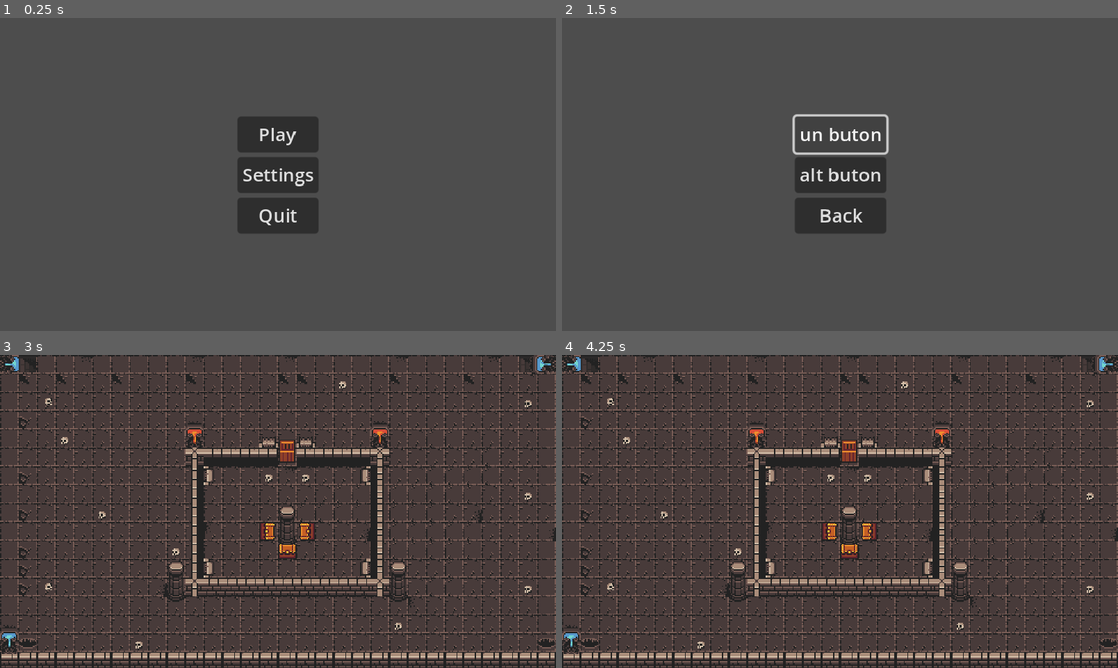
Above: before the commit, frames 1-4 (two rows, left to right).
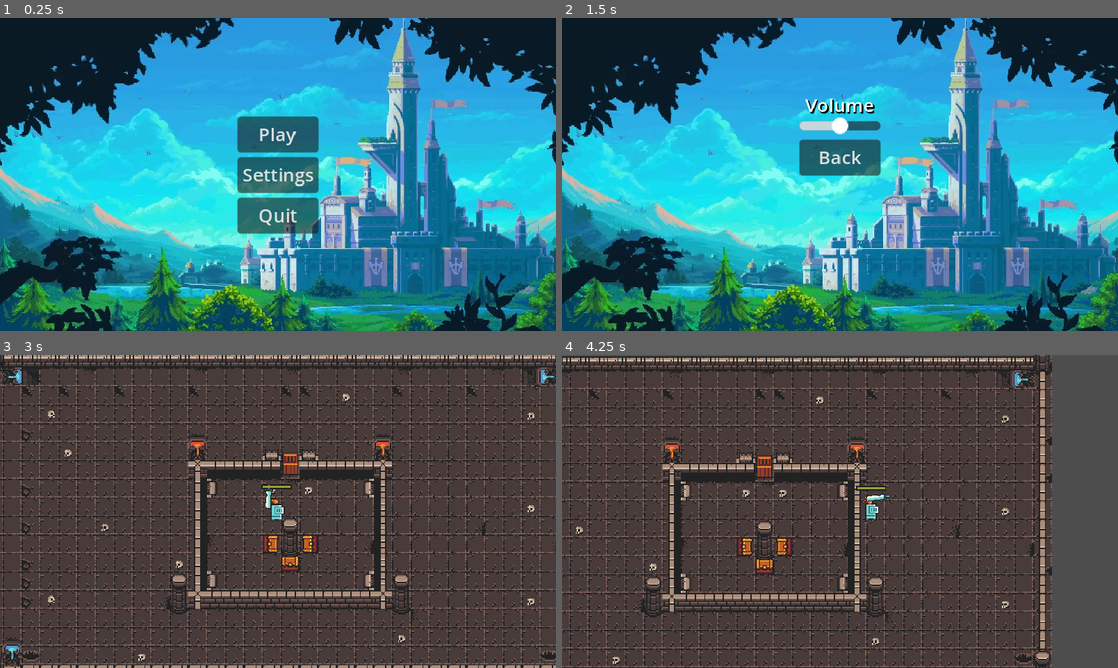
Above: after the commit, the same moments.

Repository: baieteala/simulare
Game: Godot game, scene res://scenes/Menu/Menu.tscn
Two runs of this game, one before a commit and one after it. Both use one fixed random seed, a clock stepped at 60 frames per second and the inputs below.
Inputs (mouse positions are in pixels of both pictures, inside the frame that each line leads up to):
- Up to frame 1 (0.25 s): no input
- Up to frame 2 (1.5 s): click "Settings" at 0.5 s; click (840, 133) at 1.25 s, where only the run before the commit has a clickable "un buton"
- Up to frame 3 (3 s): click "Back" at 2 s; click "Play" at 2.75 s
- Up to frame 4 (4.25 s): move the mouse to (962, 495) at 3.52 s; hold D (right) from 3.53 s (still down)

The runs differ from the first frame. In frame 1, 100% of the frame differs, in the area x 0-100%, y 0-100%; in frame 2, 100%; in frame 3, 49%; in frame 4, 49%.

Commit message:
menu done

Diff:
--- /dev/null
+++ b/proiect-simulare/BackgroundMusic.tscn
@@ -0,0 +1,7 @@
+[gd_scene load_steps=2 format=3 uid="uid://b3kxkg0h6uf8r"]
+
+[ext_resource type="AudioStream" uid="uid://cod70tukglrrw" path="res://art/background_music.mp3" id="1_4ku0s"]
+
+[node name="AudioStreamPlayer2D" type="AudioStreamPlayer2D"]
+stream = ExtResource("1_4ku0s")
+autoplay = true
--- /dev/null
+++ b/proiect-simulare/Game.gd
@@ -0,0 +1,22 @@
+extends Node2D
+
+@onready var pause_menu = $PauseMenu
+var state = false
+
+# Called every frame. 'delta' is the elapsed time since the previous frame.
+func _process(delta):
+	if Input.is_action_just_pressed("pause"):
+		print("se ajunge aici la pauza")
+		pause()
+
+func pause():
+	if state:
+		#Input.set_mouse_mode(Input.MOUSE_MODE_CAPTURED)
+		pause_menu.hide()
+		get_tree().paused = false
+	else:
+		#Input.set_mouse_mode(Input.MOUSE_MODE_VISIBLE)
+		get_tree().paused = true
+		pause_menu.show()
+
+	state = !state
--- a/proiect-simulare/Game.tscn
+++ b/proiect-simulare/Game.tscn
@@ -1,10 +1,13 @@
-[gd_scene load_steps=3 format=3 uid="uid://d2a41nqkxmcw7"]
+[gd_scene load_steps=5 format=3 uid="uid://d2a41nqkxmcw7"]
 
 [ext_resource type="PackedScene" uid="uid://dw87yomj4hlsk" path="res://scenes/Rooms/EntryRoom.tscn" id="1_04kkj"]
+[ext_resource type="Script" path="res://Game.gd" id="1_r58b4"]
 [ext_resource type="PackedScene" uid="uid://cf3apfmjgsdjf" path="res://scenes/Characters/Player/player.tscn" id="2_qb02i"]
+[ext_resource type="PackedScene" uid="uid://cn6aqeu2v6qlb" path="res://scenes/Menu/PauseMenu.tscn" id="4_33v5x"]
 
 [node name="Game" type="Node2D"]
 position = Vector2(143, 19)
+script = ExtResource("1_r58b4")
 
 [node name="EntryRoom" parent="." instance=ExtResource("1_04kkj")]
 position = Vector2(-140, -18)
@@ -14,3 +17,14 @@
 
 [node name="Player" parent="." instance=ExtResource("2_qb02i")]
 position = Vector2(99, 104)
+
+[node name="PauseMenu" parent="." instance=ExtResource("4_33v5x")]
+process_mode = 2
+visible = false
+anchors_preset = -1
+anchor_right = 0.0
+anchor_bottom = 0.0
+offset_left = 107.0
+offset_top = 121.0
+offset_right = 107.0
+offset_bottom = 121.0
--- a/proiect-simulare/project.godot
+++ b/proiect-simulare/project.godot
@@ -14,6 +14,10 @@
 run/main_scene="res://scenes/Menu/Menu.tscn"
 config/features=PackedStringArray("4.2")
 config/icon="res://icon.png"
+
+[autoload]
+
+BackgroundMusic="*res://BackgroundMusic.tscn"
 
 [display]
 
@@ -63,6 +67,11 @@
 "events": [Object(InputEventMouseButton,"resource_local_to_scene":false,"resource_name":"","device":-1,"window_id":0,"a …(253 unchanged characters)…
 ]
 }
+pause={
+"deadzone": 0.5,
+"events": [Object(InputEventKey,"resource_local_to_scene":false,"resource_name":"","device":-1,"window_id":0,"alt_pressed":false,"shift_pressed":false,"ctrl_pressed":false,"meta_pressed":false,"pressed":false,"keycode":0,"physical_keycode":4194305,"key_label":0,"unicode":0,"echo":false,"script":null)
+]
+}
 
 [layer_names]
 
--- a/proiect-simulare/scenes/Characters/Hitbox.gd
+++ b/proiect-simulare/scenes/Characters/Hitbox.gd
@@ -16,6 +16,4 @@
 
 func _on_body_entered(body: Node) -> void:
 	if body is PhysicsBody2D:
-		# todo sa schimb aici!!!
-		pass
-		#bodyd.take_damage(damage, knockback_dir, knockback_force)
+		body.take_damage(damage, knockback_dir, knockback_force)
--- a/proiect-simulare/scenes/Characters/Player/player.gd
+++ b/proiect-simulare/scenes/Characters/Player/player.gd
@@ -7,6 +7,7 @@
 var speed = 150
 
 func _ready():
+	print("se ajunge aici")
 	if health_bar != null:
 		health_bar.init_health(hp)
 
--- a/proiect-simulare/scenes/Characters/Player/player.tscn
+++ b/proiect-simulare/scenes/Characters/Player/player.tscn
@@ -112,7 +112,7 @@
 "times": PackedFloat32Array(0),
 "transitions": PackedFloat32Array(1),
 "update": 1,
-"values": [false]
+"values": [true]
 }
 
 [sub_resource type="Animation" id="Animation_svcol"]
@@ -402,7 +402,6 @@
 offset_bottom = -15.0
 
 [node name="AnimatedSprite2D" parent="." index="1"]
-visible = false
 sprite_frames = SubResource("SpriteFrames_bp6me")
 animation = &"idle"
 frame = 1
--- a/proiect-simulare/scenes/Menu/Menu.gd
+++ b/proiect-simulare/scenes/Menu/Menu.gd
@@ -2,7 +2,7 @@
 
 
 func _on_play_pressed():
-	get_tree().change_scene_to_file("res://scenes/Rooms/EntryRoom.tscn")
+	get_tree().change_scene_to_file("res://Game.tscn")
 
 
 func _on_settings_pressed():
--- a/proiect-simulare/scenes/Menu/Menu.tscn
+++ b/proiect-simulare/scenes/Menu/Menu.tscn
@@ -1,6 +1,7 @@
-[gd_scene load_steps=2 format=3 uid="uid://cai7lhxwm828r"]
+[gd_scene load_steps=3 format=3 uid="uid://cai7lhxwm828r"]
 
 [ext_resource type="Script" path="res://scenes/Menu/Menu.gd" id="1_s1o4b"]
+[ext_resource type="Texture2D" uid="uid://bdcxwoj8q4kb5" path="res://art/menu_background.jpeg" id="2_vunxh"]
 
 [node name="Menu" type="Control"]
 layout_mode = 3
@@ -10,6 +11,11 @@
 grow_horizontal = 2
 grow_vertical = 2
 script = ExtResource("1_s1o4b")
+
+[node name="Sprite2D" type="Sprite2D" parent="."]
+position = Vector2(240, 135)
+scale = Vector2(0.375, 0.375)
+texture = ExtResource("2_vunxh")
 
 [node name="MarginContainer" type="MarginContainer" parent="."]
 layout_mode = 1
--- /dev/null
+++ b/proiect-simulare/scenes/Menu/PauseMenu.gd
@@ -0,0 +1,9 @@
+extends Control
+
+@onready var game = $"../"
+
+func _on_resume_pressed():
+	game.pause()
+
+func _on_quit_pressed():
+	get_tree().quit()
--- /dev/null
+++ b/proiect-simulare/scenes/Menu/PauseMenu.gdshader
@@ -0,0 +1,9 @@
+shader_type canvas_item;
+
+uniform sampler2D screen_texture: hint_screen_texture, filter_linear_mipmap;
+uniform float amount: hint_range(0.0, 5.0);
+
+void fragment() {
+	vec4 color = textureLod(screen_texture, SCREEN_UV, amount);
+	COLOR = color;
+}
--- /dev/null
+++ b/proiect-simulare/scenes/Menu/PauseMenu.tscn
@@ -0,0 +1,72 @@
+[gd_scene load_steps=5 format=3 uid="uid://cn6aqeu2v6qlb"]
+
+[ext_resource type="Script" path="res://scenes/Menu/PauseMenu.gd" id="1_h5rmr"]
+[ext_resource type="Shader" path="res://scenes/Menu/PauseMenu.gdshader" id="2_koep7"]
+[ext_resource type="Script" path="res://scenes/Menu/Volume.gd" id="3_sipgr"]
+
+[sub_resource type="ShaderMaterial" id="ShaderMaterial_to2tp"]
+shader = ExtResource("2_koep7")
+shader_parameter/amount = null
+
+[node name="PauseMenu" type="Control"]
+layout_mode = 3
+anchors_preset = 15
+anchor_right = 1.0
+anchor_bottom = 1.0
+grow_horizontal = 2
+grow_vertical = 2
+script = ExtResource("1_h5rmr")
+
+[node name="ColorRect" type="ColorRect" parent="."]
+material = SubResource("ShaderMaterial_to2tp")
+layout_mode = 1
+anchors_preset = 15
+anchor_right = 1.0
+anchor_bottom = 1.0
+grow_horizontal = 2
+grow_vertical = 2
+
+[node name="MarginContainer" type="MarginContainer" parent="."]
+layout_mode = 1
+anchors_preset = 8
+anchor_left = 0.5
+anchor_top = 0.5
+anchor_right = 0.5
+anchor_bottom = 0.5
+offset_left = -35.0
+offset_top = -50.5
+offset_right = 35.0
+offset_bottom = 50.5
+grow_horizontal = 2
+grow_vertical = 2
+
+[node name="VBoxContainer" type="VBoxContainer" parent="MarginContainer"]
+layout_mode = 2
+
+[node name="Volume" type="HSlider" parent="MarginContainer/VBoxContainer"]
+layout_mode = 2
+max_value = 1.0
+step = 0.001
+value = 1.0
+script = ExtResource("3_sipgr")
+bus_name = "Master"
+
+[node name="Label" type="Label" parent="MarginContainer/VBoxContainer/Volume"]
+layout_mode = 0
+offset_left = 5.0
+offset_top = -21.5
+offset_right = 64.0
+offset_bottom = 1.5
+theme_override_colors/font_shadow_color = Color(0, 0, 0, 1)
+text = "Volume"
+
+[node name="Resume" type="Button" parent="MarginContainer/VBoxContainer"]
+layout_mode = 2
+text = "Resume"
+
+[node name="Quit" type="Button" parent="MarginContainer/VBoxContainer"]
+layout_mode = 2
+text = "Quit"
+
+[connection signal="pressed" from="MarginContainer/VBoxContainer/Resume" to="." method="_on_resume_pressed"]
+[connection signal="pressed" from="MarginContainer/VBoxContainer/Quit" to="." method="_on_quit_pressed"]
--- a/proiect-simulare/scenes/Menu/SettingsMenu.tscn
+++ b/proiect-simulare/scenes/Menu/SettingsMenu.tscn
@@ -1,6 +1,8 @@
-[gd_scene load_steps=2 format=3 uid="uid://bipmmdmsgn0pu"]
+[gd_scene load_steps=4 format=3 uid="uid://bipmmdmsgn0pu"]
 
 [ext_resource type="Script" path="res://scenes/Menu/SettingsMenu.gd" id="1_24vys"]
+[ext_resource type="Texture2D" uid="uid://bdcxwoj8q4kb5" path="res://art/menu_background.jpeg" id="2_pto56"]
+[ext_resource type="Script" path="res://scenes/Menu/Volume.gd" id="3_jwjik"]
 
 [node name="SettingsMenu" type="Control"]
 layout_mode = 3
@@ -10,6 +12,11 @@
 grow_horizontal = 2
 grow_vertical = 2
 script = ExtResource("1_24vys")
+
+[node name="Sprite2D" type="Sprite2D" parent="."]
+position = Vector2(240, 135)
+scale = Vector2(0.375, 0.375)
+texture = ExtResource("2_pto56")
 
 [node name="MarginContainer" type="MarginContainer" parent="."]
 layout_mode = 1
@@ -28,13 +35,22 @@
 [node name="VBoxContainer" type="VBoxContainer" parent="MarginContainer"]
 layout_mode = 2
 
-[node name="Button1" type="Button" parent="MarginContainer/VBoxContainer"]
+[node name="Volume" type="HSlider" parent="MarginContainer/VBoxContainer"]
 layout_mode = 2
-text = "un buton"
+max_value = 1.0
+step = 0.001
+value = 1.0
+script = ExtResource("3_jwjik")
+bus_name = "Master"
 
-[node name="Button2" type="Button" parent="MarginContainer/VBoxContainer"]
-layout_mode = 2
-text = "alt buton"
+[node name="Label" type="Label" parent="MarginContainer/VBoxContainer/Volume"]
+layout_mode = 0
+offset_left = 5.0
+offset_top = -21.5
+offset_right = 64.0
+offset_bottom = 1.5
+theme_override_colors/font_shadow_color = Color(0, 0, 0, 1)
+text = "Volume"
 
 [node name="Back" type="Button" parent="MarginContainer/VBoxContainer"]
 layout_mode = 2
--- /dev/null
+++ b/proiect-simulare/scenes/Menu/Volume.gd
@@ -0,0 +1,19 @@
+extends HSlider
+
+@export var bus_name: String
+
+var bus_index: int
+
+func _ready():
+	bus_index = AudioServer.get_bus_index(bus_name)
+	value_changed.connect(_on_value_changed)
+
+	value = db_to_linear(
+		AudioServer.get_bus_volume_db(bus_index)
+	)
+
+func _on_value_changed(value: float) -> void:
+	AudioServer.set_bus_volume_db(
+		bus_index,
+		linear_to_db(value)
+	)
Not shown, added: proiect-simulare/art/background_music.mp3.import
Binary file added: proiect-simulare/art/menu_background.jpeg
Not shown, added: proiect-simulare/art/menu_background.jpeg.import
Not shown, added: proiect-simulare/art/background_music.mp3
